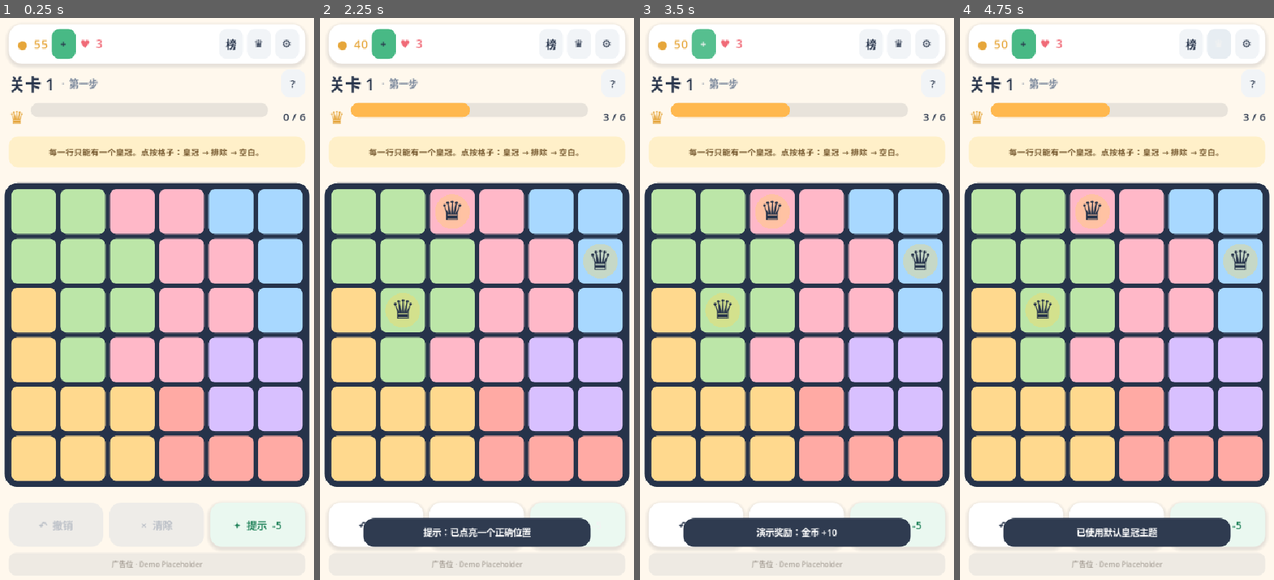
Above: before the commit, frames 1-4 (left to right).
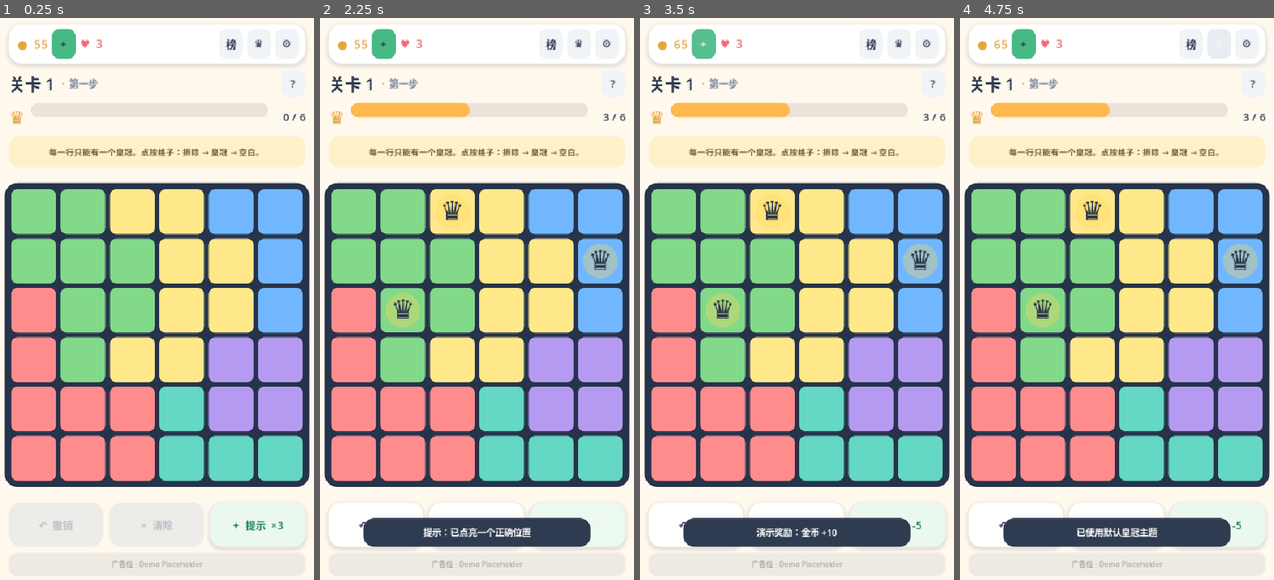
Above: after the commit, the same moments.

Repository: shingosuper/sudoku_test
Game: Godot game, scene res://scenes/main.tscn
Same seed, same stepped clock (60 frames per second), same inputs: the game is played once before the commit and once after it.
Inputs:
- Up to frame 1 (0.25 s): no input
- Up to frame 2 (2.25 s): click "✦ 提示 -5" (after the commit: "✦ 提示 ×3") at 0.5 s; click "✦ 提示 -5" (after the commit: "✦ 提示 ×2") at 1.25 s; click "✦ 提示 -5" (after the commit: "✦ 提示 ×1") at 2 s
- Up to frame 3 (3.5 s): click "+" at 2.75 s
- Up to frame 4 (4.75 s): click "榜" at 3.5 s; click "♛" at 4.25 s

The runs differ from the first frame. In frame 1, 41% of the frame differs, in the area x 3-97%, y 23-92%; in frame 2, 40%; in frame 3, 40%; in frame 4, 40%.

Commit message:
Fix puzzle interactions and hints

Diff:
--- a/data/levels.json
+++ b/data/levels.json
@@ -6,7 +6,7 @@
       "rows": 6,
       "cols": 6,
       "targetCount": 6,
-      "tutorial": "每一行只能有一个皇冠。点按格子：皇冠 → 排除 → 空白。",
+      "tutorial": "每一行只能有一个皇冠。点按格子：排除 → 皇冠 → 空白。",
       "regions": [
         [3, 3, 1, 1, 2, 2],
         [3, 3, 3, 1, 1, 2],
--- a/scripts/main.gd
+++ b/scripts/main.gd
@@ -3,7 +3,9 @@
 const LevelStoreScript = preload("res://scripts/level_store.gd")
 const GameBoardScript = preload("res://scripts/game_board.gd")
 const SAVE_PATH := "user://color_queens_save.json"
+const SAVE_VERSION := 2
 const HINT_COST := 5
+const INITIAL_HINT_COUNT := 3
 const WIN_REWARD := 10
 const INK := Color("#26334A")
 const MUTED := Color("#718096")
@@ -11,15 +13,15 @@
 const CARD := Color("#FFFFFF")
 const GREEN := Color("#48B985")
 const REGION_COLORS = [
-	Color("#FFB8C8"),
-	Color("#A8D8FF"),
-	Color("#BCE6A8"),
-	Color("#D8C0FF"),
-	Color("#FFD98E"),
-	Color("#FFAAA4"),
-	Color("#9FE4D8"),
-	Color("#C8D5F2"),
-	Color("#F3B9E5")
+	Color("#FFE88A"),
+	Color("#70B7FF"),
+	Color("#82D989"),
+	Color("#B59AF1"),
+	Color("#FF8C8C"),
+	Color("#64D8C4"),
+	Color("#F6A6D7"),
+	Color("#A8B8D8"),
+	Color("#FFB56B")
 ]
 
 var levels: Array = []
@@ -29,7 +31,7 @@
 var move_history: Array = []
 var completed_levels: Array = []
 var coin_count := 55
-var hint_count := 0
+var hint_count := INITIAL_HINT_COUNT
 var immediate_errors := true
 var is_completed := false
 var resume_level_id := -1
@@ -246,10 +248,11 @@
 	clear_button.pressed.connect(_clear_board)
 	row.add_child(clear_button)
 
-	hint_button = _action_button("✦  提示  -%d" % HINT_COST, Color("#EAF8F0"))
+	hint_button = _action_button("", Color("#EAF8F0"))
 	hint_button.add_theme_color_override("font_color", Color("#23845C"))
 	hint_button.pressed.connect(_use_hint)
 	row.add_child(hint_button)
+	_update_hint_button()
 	return row
 
 
@@ -342,7 +345,7 @@
 func _build_help_dialog() -> void:
 	help_dialog = AcceptDialog.new()
 	help_dialog.title = "怎么玩"
-	help_dialog.dialog_text = "在每个颜色区域放置一个皇冠，并同时满足：\n\n• 每一行只有一个皇冠\n• 每一列只有一个皇冠\n• 每个颜色区域只有一个皇冠\n• 皇冠不能八方向相邻\n\n点按格子会在皇冠、排除标记、空白间循环。"
+	help_dialog.dialog_text = "在每个颜色区域放置一个皇冠，并同时满足：\n\n• 每一行只有一个皇冠\n• 每一列只有一个皇冠\n• 每个颜色区域只有一个皇冠\n• 皇冠不能八方向相邻\n\n第一次点按标记 X，第二次点按放置皇冠，第三次恢复空白。"
 	help_dialog.ok_button_text = "知道了"
 	help_dialog.unresizable = true
 	add_child(help_dialog)
@@ -383,11 +386,11 @@
 	var state: String = cell_states[row][col]
 	match state:
 		"empty":
+			cell_states[row][col] = "blocked"
+		"piece", "hint":
+			cell_states[row][col] = "empty"
+		"blocked":
 			cell_states[row][col] = "piece"
-		"piece", "hint":
-			cell_states[row][col] = "blocked"
-		"blocked":
-			cell_states[row][col] = "empty"
 		_:
 			cell_states[row][col] = "empty"
 	board.set_states(cell_states)
@@ -418,9 +421,6 @@
 
 func _use_hint() -> void:
 	if is_completed:
-		return
-	if coin_count < HINT_COST:
-		_show_toast("金币不足，点顶部 + 可领取演示奖励")
 		return
 
 	var target := Vector2i(-1, -1)
@@ -433,14 +433,20 @@
 	if target.x < 0:
 		_show_toast("所有正确位置都已找到")
 		return
+	if hint_count <= 0 and coin_count < HINT_COST:
+		_show_toast("提示次数与金币不足，点顶部 + 可领取演示奖励")
+		return
 
 	_push_history()
-	coin_count -= HINT_COST
-	hint_count += 1
+	if hint_count > 0:
+		hint_count -= 1
+	else:
+		coin_count -= HINT_COST
 	cell_states[target.y][target.x] = "hint"
 	board.set_states(cell_states)
 	board.play_cell_feedback(target.y, target.x)
 	_update_coin_label()
+	_update_hint_button()
 	_validate_and_update(true)
 	_save_game()
 	_show_toast("提示：已点亮一个正确位置")
@@ -587,7 +593,11 @@
 		return
 	current_level_index = int(data.get("currentLevelIndex", 0))
 	coin_count = int(data.get("coinCount", 55))
-	hint_count = int(data.get("hintCount", 0))
+	if int(data.get("saveVersion", 1)) >= SAVE_VERSION:
+		hint_count = maxi(0, int(data.get("hintCount", INITIAL_HINT_COUNT)))
+	else:
+		# Version 1 stored the number of hints used, not the remaining count.
+		hint_count = INITIAL_HINT_COUNT
 	completed_levels.assign(data.get("completedLevels", []))
 	for index in range(completed_levels.size()):
 		completed_levels[index] = int(completed_levels[index])
@@ -601,6 +611,7 @@
 	if current_level.is_empty():
 		return
 	var data := {
+		"saveVersion": SAVE_VERSION,
 		"currentLevelIndex": current_level_index,
 		"currentLevelId": int(current_level["levelId"]),
 		"coinCount": coin_count,
@@ -621,6 +632,15 @@
 		coin_label.text = "●  %d" % coin_count
 
 
+func _update_hint_button() -> void:
+	if not hint_button:
+		return
+	if hint_count > 0:
+		hint_button.text = "✦  提示  ×%d" % hint_count
+	else:
+		hint_button.text = "✦  提示  -%d" % HINT_COST
+
+
 func _show_toast(message: String) -> void:
 	toast_label.text = message
 	if toast_tween and toast_tween.is_valid():
--- a/tests/smoke_test.gd
+++ b/tests/smoke_test.gd
@@ -29,6 +29,10 @@
 	game.immediate_errors = true
 	game._load_level(0)
 	game._on_cell_pressed(0, 0)
+	assert(game.cell_states[0][0] == "blocked", "First tap must place an exclusion mark")
+	game._on_cell_pressed(0, 0)
+	assert(game.cell_states[0][0] == "piece", "Second tap must place a piece")
+	game._on_cell_pressed(0, 1)
 	game._on_cell_pressed(0, 1)
 	assert(game.board.error_cells.size() == 2, "Two pieces in one row must conflict")
 	game._undo()
@@ -36,13 +40,18 @@
 	game._clear_board()
 	assert(game._piece_positions().is_empty(), "Clear must remove pieces")
 
+	game.hint_count = 3
+	game._update_hint_button()
 	var coins_before: int = game.coin_count
+	var hints_before: int = game.hint_count
 	game._use_hint()
 	assert(game._piece_positions().size() == 1, "Hint must place a correct piece")
-	assert(game.coin_count == coins_before - 5, "Hint must charge the configured coin cost")
+	assert(game.hint_count == hints_before - 1, "Hint must consume one available use")
+	assert(game.coin_count == coins_before, "Free hint uses must not charge coins")
 
 	game._load_level(0)
 	for coordinate in game.current_level["solution"]:
+		game._on_cell_pressed(int(coordinate[0]), int(coordinate[1]))
 		game._on_cell_pressed(int(coordinate[0]), int(coordinate[1]))
 	assert(game.is_completed, "A valid solution must complete the level")
 
Not shown, changed: README.md
